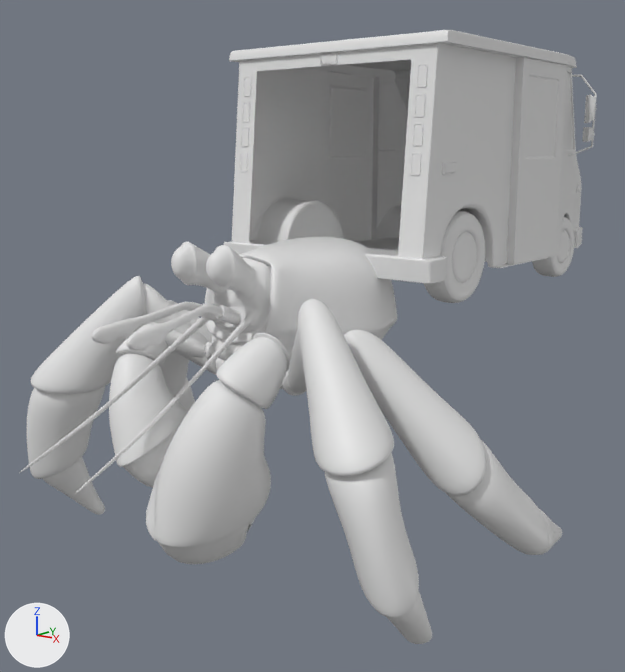
Two versions of the Blender file GoingPostal.blend, one commit apart.
Rendered twice from a 50 mm lens placed at (5.19, -4.8, 3.78), pointed at (-0.21, 1.93, 1.95). The axes (+X, +Y, +Z) are drawn at lower left. The lights are the same throughout.

Before the edit, the objects in view are built like this:
```python
ob_hermit_main = bpy.data.objects.new('hermit_main', me_hermit_crab)
ob_hermit_main.location = (0.0, 0.0, 0.38)
ob_hermit_main.rotation_euler = (-0.0452, 0.0, 0.0)  # degrees (-2.6, 0, 0)
ob_hermit_main.scale = (1.02, 1.02, 1.02)
ob_postal_door = bpy.data.objects.new('postal_door', me_cube_001)
ob_postal_door.location = (0.0, 3.78, 2.32)
ob_postal_door.rotation_euler = (0.0, 0.0, 3.142)  # degrees (0, 0, 180)
ob_postal_door.scale = (1.08, 1.08, 1.08)
ob_postal_truck_x___37_9 = bpy.data.objects.new('postal_truck x: -37.9', me_cube)
ob_postal_truck_x___37_9.location = (0.0, 3.78, 2.32)
ob_postal_truck_x___37_9.rotation_euler = (0.0, 0.0, 3.142)  # degrees (0, 0, 180)
ob_postal_truck_x___37_9.scale = (1.08, 1.08, 1.08)
# also in view: 'hermit_claws' at (0.09, -0.12, 1.46)
```
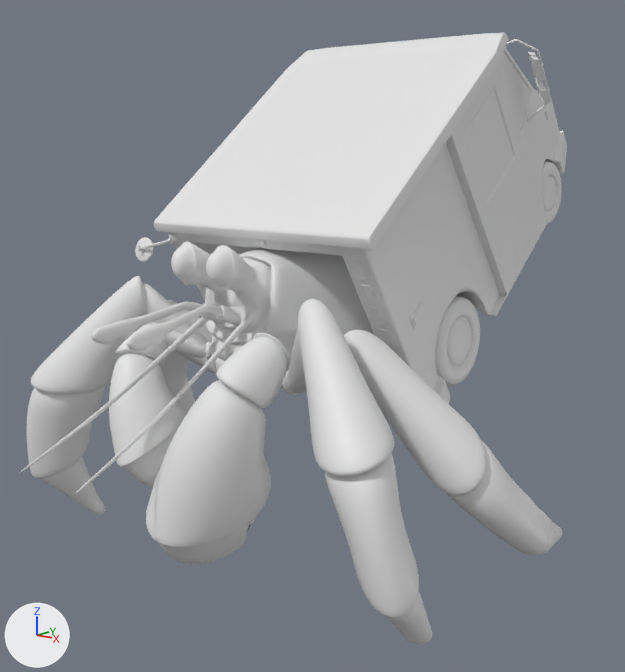
Boxes (x1, y1, x2, y2) around the edits, measured in the pictures (625 x 672 px):
```json
{"object": "postal_truck x: -37.9", "change": "turned", "before": [224, 30, 597, 303], "after": [154, 32, 567, 404]}
{"object": "postal_door", "change": "turned", "before": [327, 57, 567, 264], "after": [446, 66, 544, 295]}
{"object": "mirrors", "change": "added", "after": [135, 233, 178, 262]}
```

The change, as JSON lines over the scene's bpy script:
```json
{"op": "add", "block": "me_cube_002", "code": ["me_cube_002 = bpy.data.meshes.new('Cube.002')", "me_cube_002.from_pydata(...)  # 576 vertices, 542 faces; spans x 0.88..1.51, y -1.96..1.95, z 0.8..2.18", "me_cube_002.polygons.foreach_set('use_smooth', [True] * 542)", "me_cube_002.materials.append(mat_material)  # white #e7e7e7"]}
{"op": "set", "path": "ob_postal_truck_x___37_9.rotation_euler", "old": "(0.0, 0.0, 3.142)", "new": "(-0.661, 0.0, 3.142)", "note": "degrees (0, 0, 180) -> degrees (-38, 0, 180)"}
{"op": "set", "path": "ob_postal_door.rotation_euler", "old": "(0.0, 0.0, 3.142)", "new": "(-0.661, 0.0, 3.142)", "note": "degrees (0, 0, 180) -> degrees (-38, 0, 180)"}
{"op": "add", "block": "ob_mirrors", "code": ["ob_mirrors = bpy.data.objects.new('mirrors', me_cube_002)", "ob_mirrors.location = (0.0, 3.78, 2.32)", "ob_mirrors.rotation_euler = (-0.661, 0.0, 3.142)  # degrees (-38, 0, 180)", "ob_mirrors.scale = (1.08, 1.08, 1.08)", "_m = ob_mirrors.modifiers.new('Subdivision', 'SUBSURF')"]}
```
